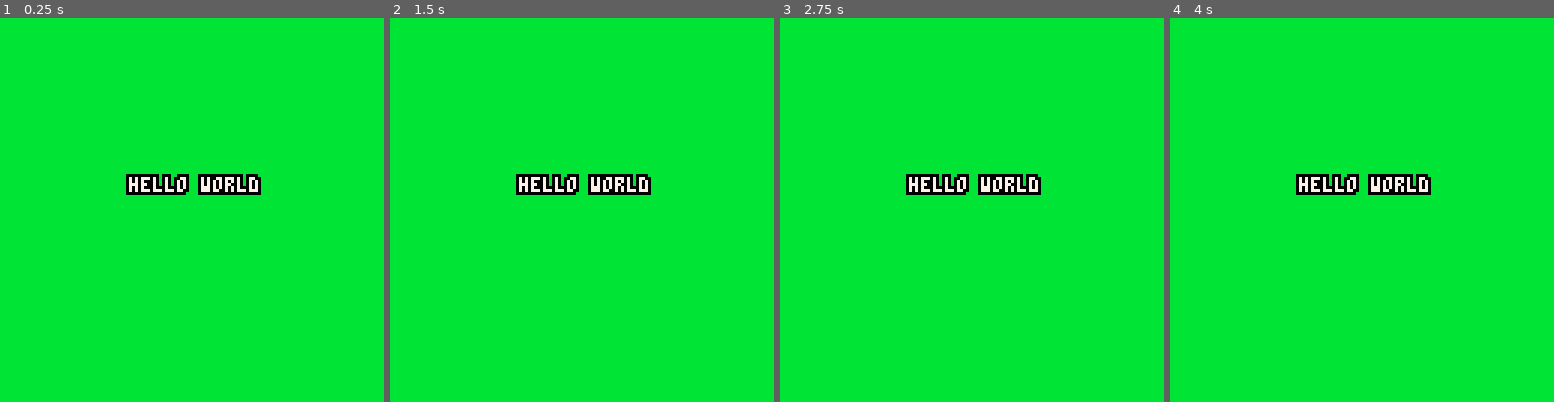
Above: before the commit, frames 1-4 (left to right).
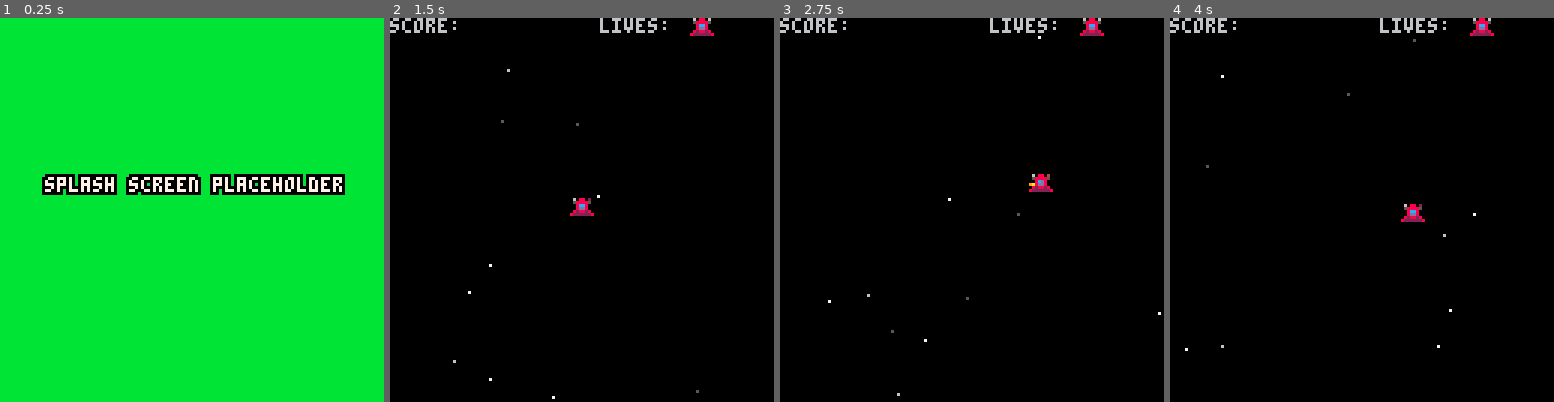
Above: after the commit, the same moments.

Repository: ltpitt/lua-pico-8-invaders
Game: PICO-8 cartridge pico-8-invaders.p8
The game is run twice, just before and just after one commit, with the same random seed, the same clock (stepped at 60 frames per second) and the same inputs.
Inputs:
- Up to frame 1 (0.25 s): no input
- Up to frame 2 (1.5 s): tap X (X key) at 0.33, 1.07 s; tap O (Z key) at 0.7 s
- Up to frame 3 (2.75 s): hold Right 1.6-2.1 s; tap O (Z key) at 1.7, 2.1, 2.5 s; tap X (X key) at 1.85 s; hold Up 2.15-2.42 s; hold Right from 2.47 s (still down)
- Up to frame 4 (4 s): tap O (Z key) at 2.9, 3.3, 3.7 s; tap X (X key) at 2.97 s; release Right at 3.03 s; hold Left 3.08-3.58 s; hold Down 3.63-3.97 s

The runs differ from the first frame. In frame 1, 2.8% of the frame differs, in the area x 10-90%, y 40-47%; in frame 2, 99%; in frame 3, 99%, in the area x 0-100%, y 0-100%; in frame 4, 99%.

Commit message:
feat: Added splash screen placeholder, updated Web Export Files

Diff:
--- a/pico-8-invaders.p8
+++ b/pico-8-invaders.p8
@@ -324,8 +324,11 @@
 
 function draw_splash()
  rectfill(0,0,screen_size,screen_size,11)
- local text = "hello world"
+ local text = "splash screen placeholder"
  write(text, text_x_pos(text), 52,7)
+ if btn(4) then
+  state = game_states.game
+ end
 end
 
 -- game
Not shown, changed: index.js
